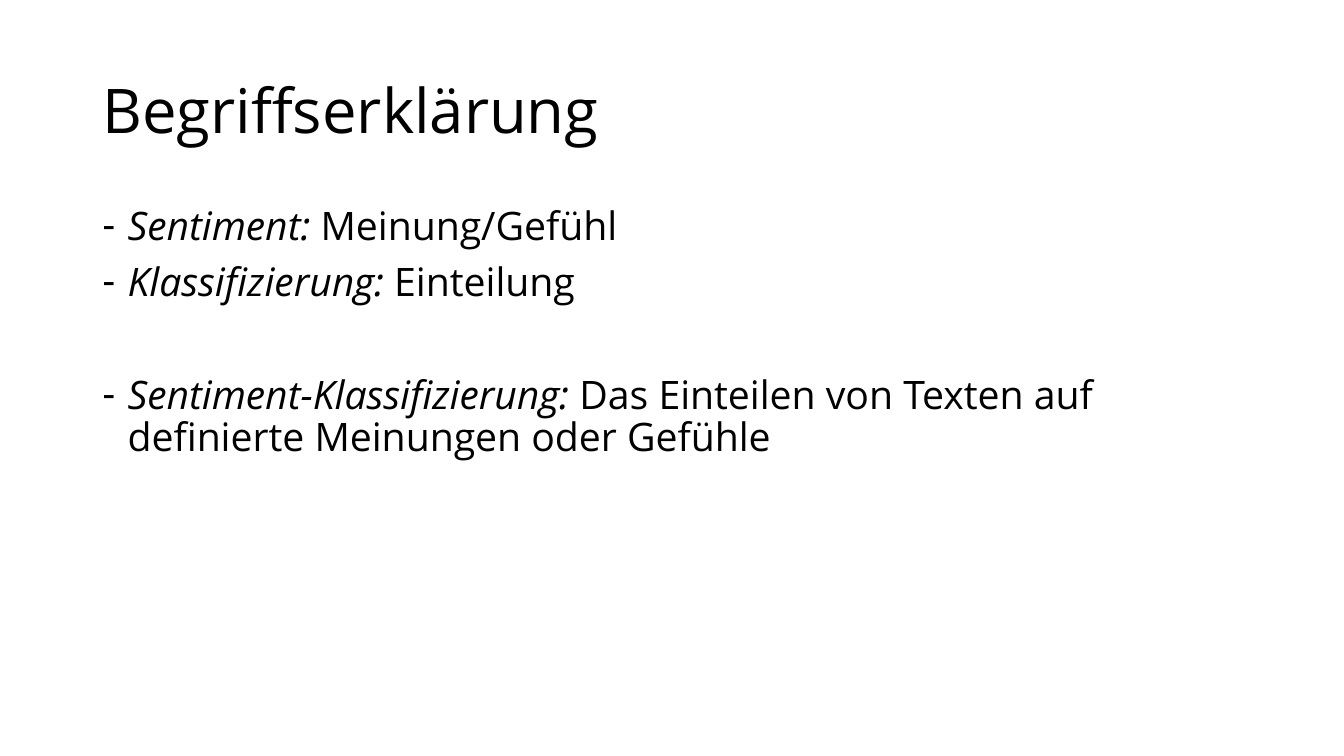
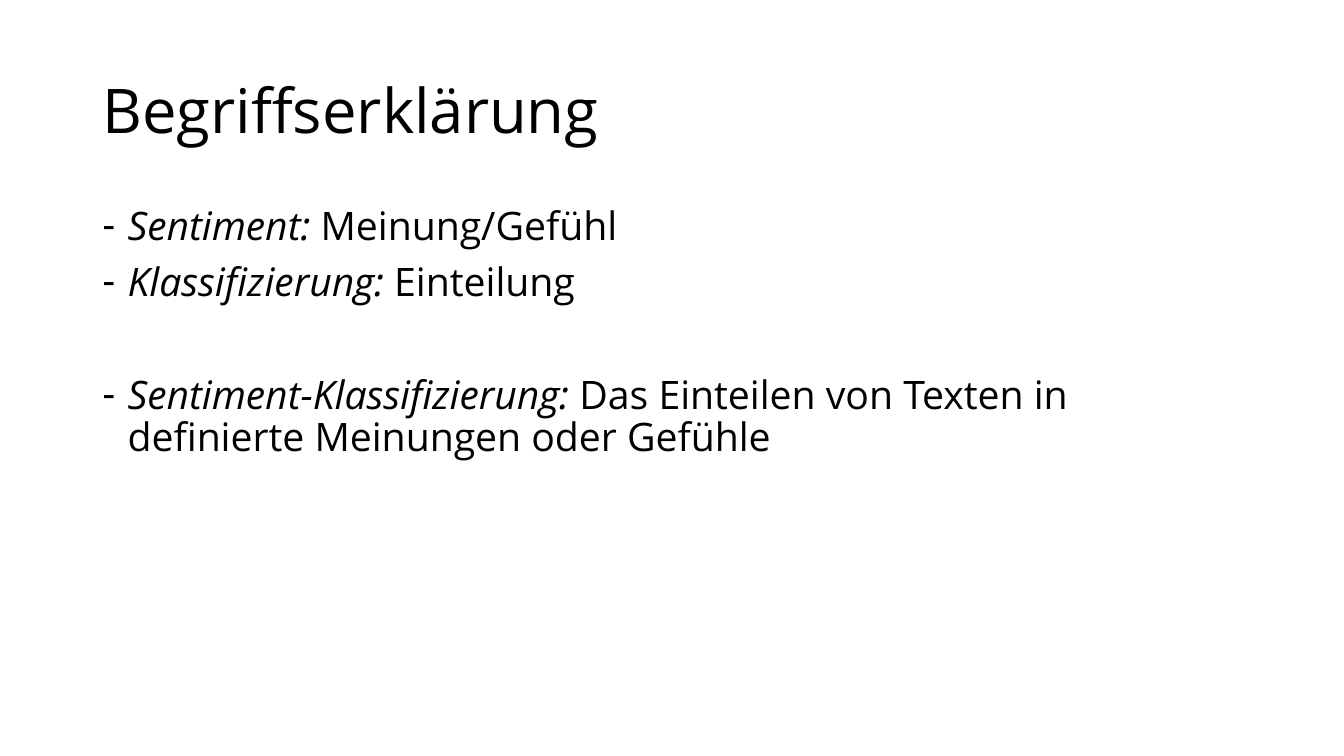
Before and after one commit to fabianbaechli/sentiment_classification_with_tf, a slide deck: slide 2 of sentiment_classification_with_tf/documentation/Presentation1.pptx. Drawn at 1344x756 pixels with LibreOffice and Linux fonts; fonts in the diff are those of the drawing. Boxes give left, top, right and bottom in pixels: in the first picture for what was removed or moved away, otherwise in the second. Text is boxed around its words. In the diff, an @@ line names an element or a change of style, - is before the commit and + after.

```diff
--- a/sentiment_classification_with_tf/documentation/Presentation1.pptx
+++ b/sentiment_classification_with_tf/documentation/Presentation1.pptx
@@ text at box(128, 379, 1068, 461): text changed @@
-– Sentiment-Klassifizierung: Das Einteilen von Texten auf definierte Meinungen oder Gefühle
+– Sentiment-Klassifizierung: Das Einteilen von Texten in definierte Meinungen oder Gefühle
```
Also in this commit, not shown: 2 other slides changed, 1 other file.
